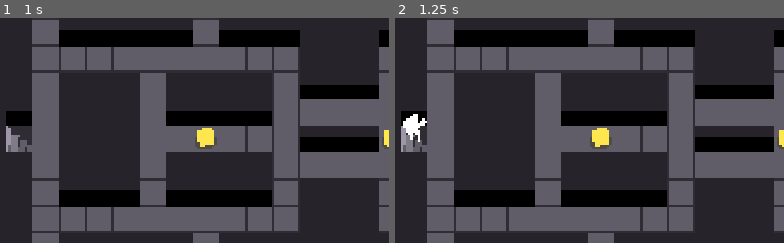
Above: before the commit, frames 1-2 (left to right).
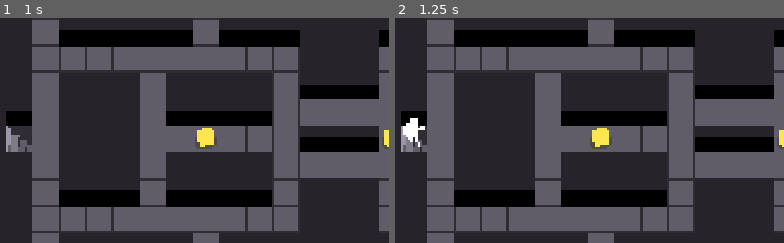
Above: after the commit, the same moments.

Repository: NunoDasNeves/igc-jam-godot-template
Game: Godot game, scene res://main.tscn
Same seed, same stepped clock (60 frames per second), same inputs: the game is played once before the commit and once after it.
Inputs:
- Up to frame 1 (1 s): tap Enter at 0.5 s; hold D (Right) from 0.53 s (still down); tap Z (Attack) at 0.6 s
- Up to frame 2 (1.25 s): keep holding D (Right)
The pictures show only the part of the screen within x 0-50%, y 24-74%; the shares and areas given below are measured in that part.

Frame 1 is identical in both runs. In frame 2, 0.3% of the frame differs, in the area x 2-9%, y 42-58%.

Commit message:
fix hero root node positioning

Diff:
--- a/entities/hero/hero.tscn
+++ b/entities/hero/hero.tscn
@@ -7,46 +7,45 @@
 height = 36.0
 
 [node name="Hero" type="CharacterBody2D" groups=["hero"]]
-position = Vector2(0, 34)
 collision_layer = 2
 collision_mask = 2
 script = ExtResource("1_qxmll")
 
 [node name="Polygon2D" type="Polygon2D" parent="."]
-position = Vector2(-281, -1039)
+position = Vector2(-282, -1028)
 scale = Vector2(1.83, 1.83)
 polygon = PackedVector2Array(148, 573, 153.699, 558.956, 160, 572, 159, 552, 164, 549, 164, 550, 166, 550, 167, 547, 169, 547, 169, 545, 166, 544, 164, 528, 163, 543, 159, 544, 160, 545, 162, 545, 158, 546, 157, 535, 151, 533, 148, 540, 139, 543, 141, 558, 146, 563, 148, 560)
 
 [node name="CollisionShape2D" type="CollisionShape2D" parent="."]
-position = Vector2(0, -34)
+position = Vector2(0, -17)
 shape = SubResource("CapsuleShape2D_iom2f")
 
 [node name="RayCast2D" type="RayCast2D" parent="."]
 unique_name_in_owner = true
-position = Vector2(0, -34)
+position = Vector2(0, -17)
 target_position = Vector2(125, 0)
 collision_mask = 3
 
 [node name="RayCast2D2" type="RayCast2D" parent="."]
 unique_name_in_owner = true
-position = Vector2(0, -34)
+position = Vector2(0, -17)
 target_position = Vector2(123, -16)
 collision_mask = 3
 
 [node name="RayCast2D4" type="RayCast2D" parent="."]
 unique_name_in_owner = true
-position = Vector2(0, -34)
+position = Vector2(0, -17)
 target_position = Vector2(122, -8)
 collision_mask = 3
 
 [node name="RayCast2D5" type="RayCast2D" parent="."]
 unique_name_in_owner = true
-position = Vector2(0, -34)
+position = Vector2(0, -17)
 target_position = Vector2(122, 6)
 collision_mask = 3
 
 [node name="RayCast2D3" type="RayCast2D" parent="."]
 unique_name_in_owner = true
-position = Vector2(0, -34)
+position = Vector2(0, -17)
 target_position = Vector2(126, 12)
 collision_mask = 3
